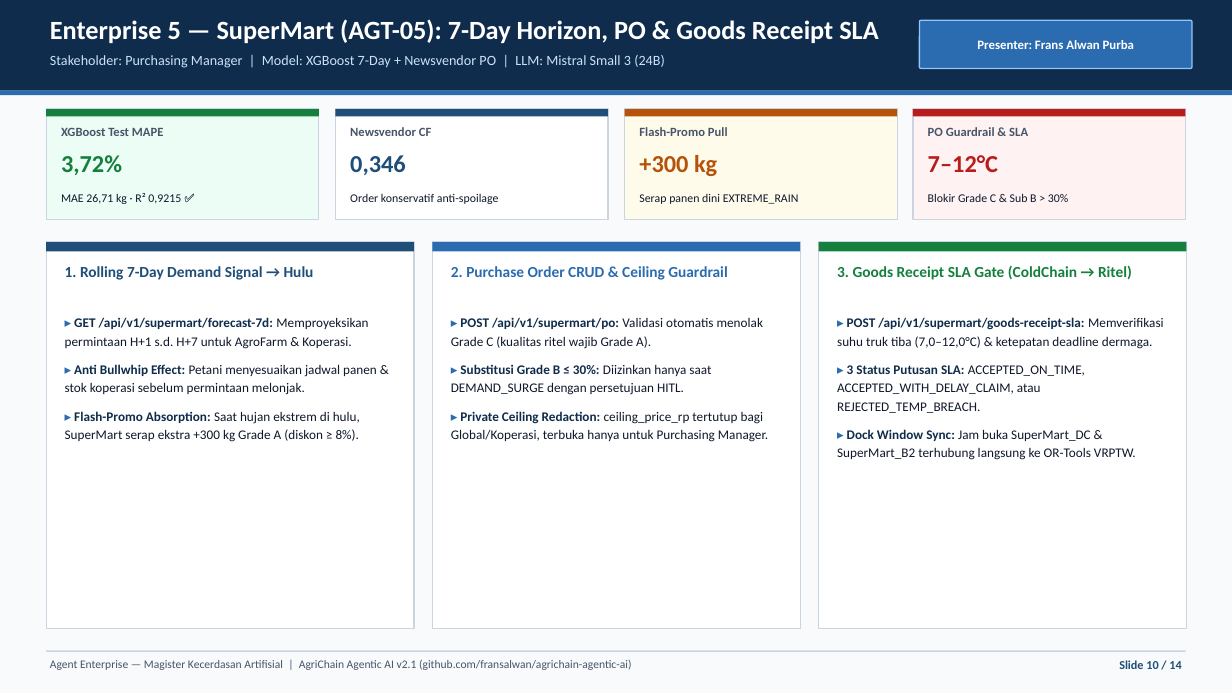
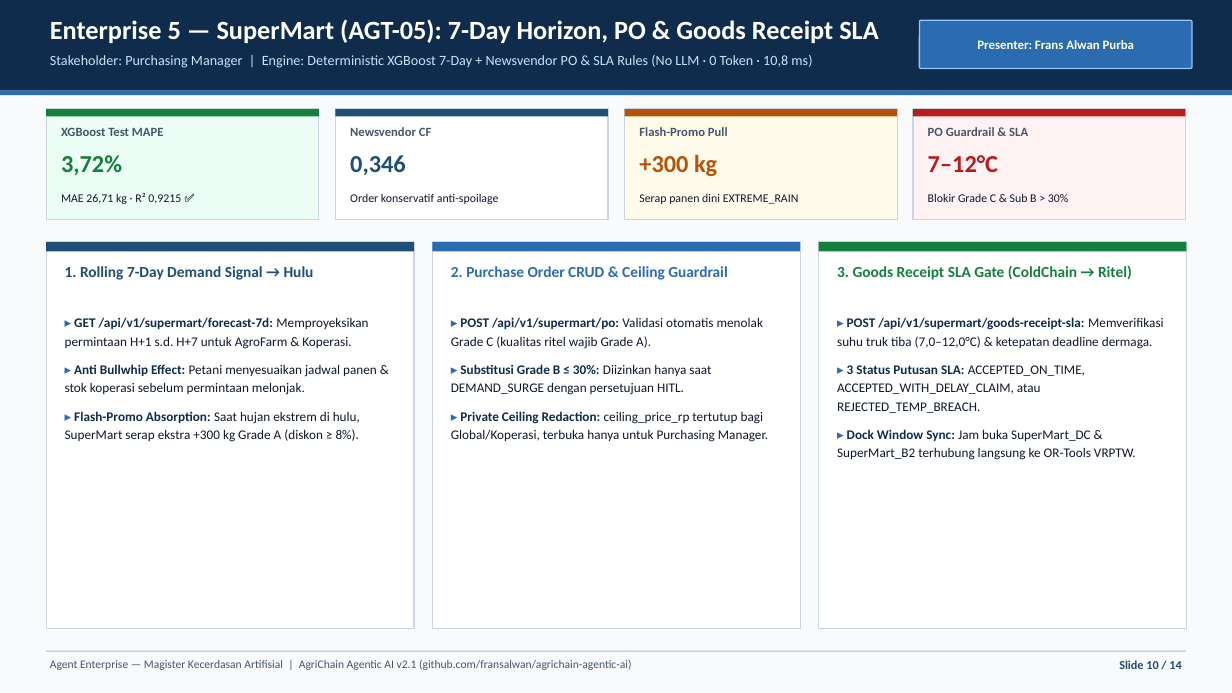
Before and after one commit to fransalwan/agrichain-agentic-ai, a slide deck: slide 10 of Presentasi_AgriChain_Agentic_AI_v2.1.pptx. Drawn at 1232x693 pixels with LibreOffice and Linux fonts; fonts in the diff are those of the drawing. Boxes give left, top, right and bottom in pixels: in the first picture for what was removed or moved away, otherwise in the second. Text is boxed around its words. In the diff, an @@ line names an element or a change of style, - is before the commit and + after.

Commit message:
feat(v2.2): implement Selective 3-LLM Hybrid (LLM only on Global/Koperasi/FreshFood, deterministic ML+Rules on AgroFarm/ColdChain/SuperMart; -62.64% cost, -29.58% latency, 14/14 tests)

```diff
--- a/Presentasi_AgriChain_Agentic_AI_v2.1.pptx
+++ b/Presentasi_AgriChain_Agentic_AI_v2.1.pptx
@@ text at box(50, 55, 812, 68): text changed @@
-Stakeholder: Purchasing Manager | Model: XGBoost 7-Day + Newsvendor PO | LLM: Mistral Small 3 (24B)
+Stakeholder: Purchasing Manager | Engine: Deterministic XGBoost 7-Day + Newsvendor PO & SLA Rules (No LLM · 0 Token · 10,8 ms)
```
Also in this commit, not shown: 8 other slides changed, 23 other files.
